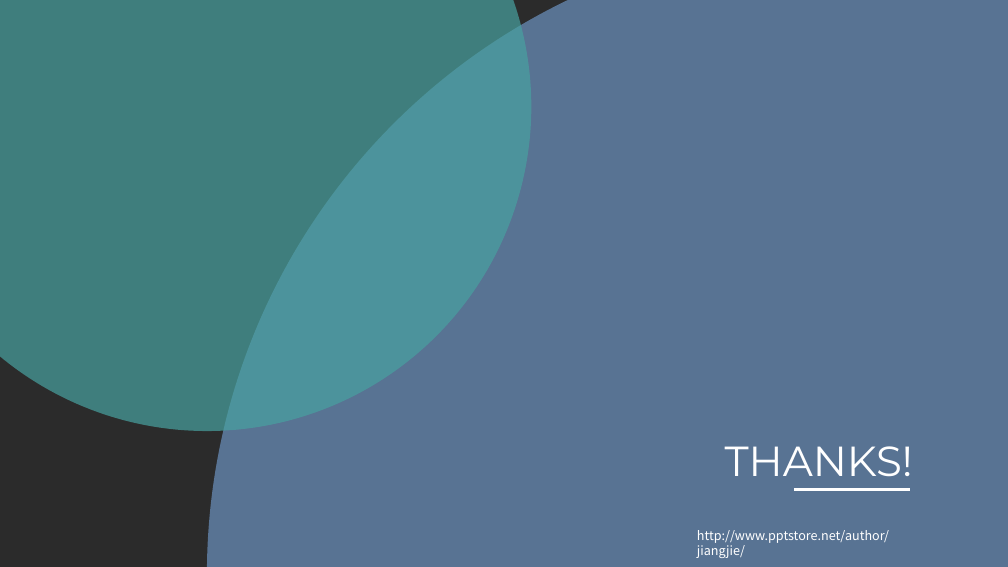
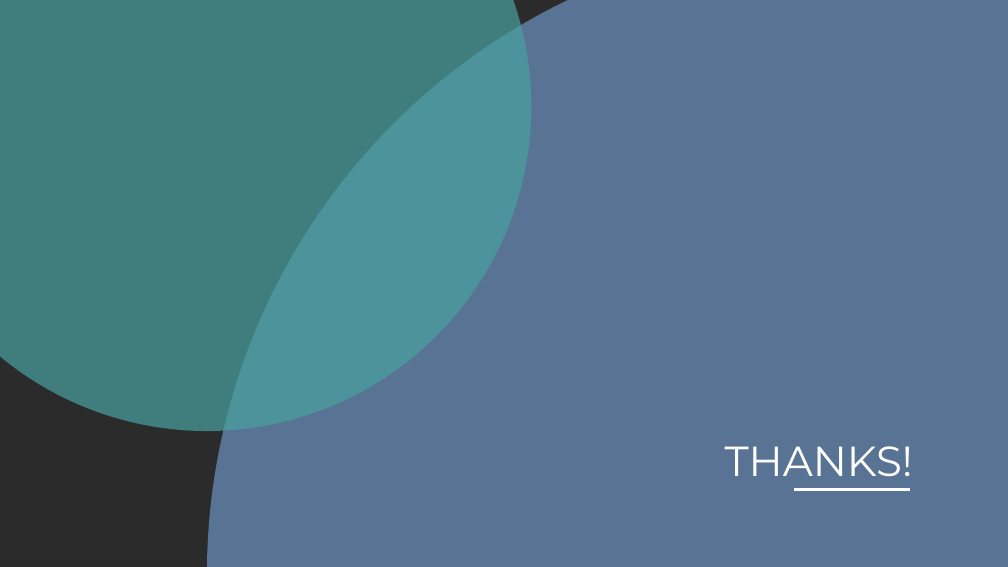
Before and after one commit to leasonliu/UIike, a slide deck: slide 21 of DM_PRESENTATION.pptx (slide 18 before the commit). Drawn at 1008x567 pixels with LibreOffice and Linux fonts; fonts in the diff are those of the drawing; background and template pictures are left out; a plain dark background stands for a picture behind light text. Boxes give left, top, right and bottom in pixels: in the first picture for what was removed or moved away, otherwise in the second. Text is boxed around its words. In the diff, an @@ line names an element or a change of style, - is before the commit and + after.

```diff
--- a/DM_PRESENTATION.pptx
+++ b/DM_PRESENTATION.pptx
@@ text removed at (697, 530, 889, 558) @@
-http://www.pptstore.net/author/jiangjie/
```
Also in this commit, not shown: 4 other slides changed, 15 slides added, 13 slides removed, 2 other files.
